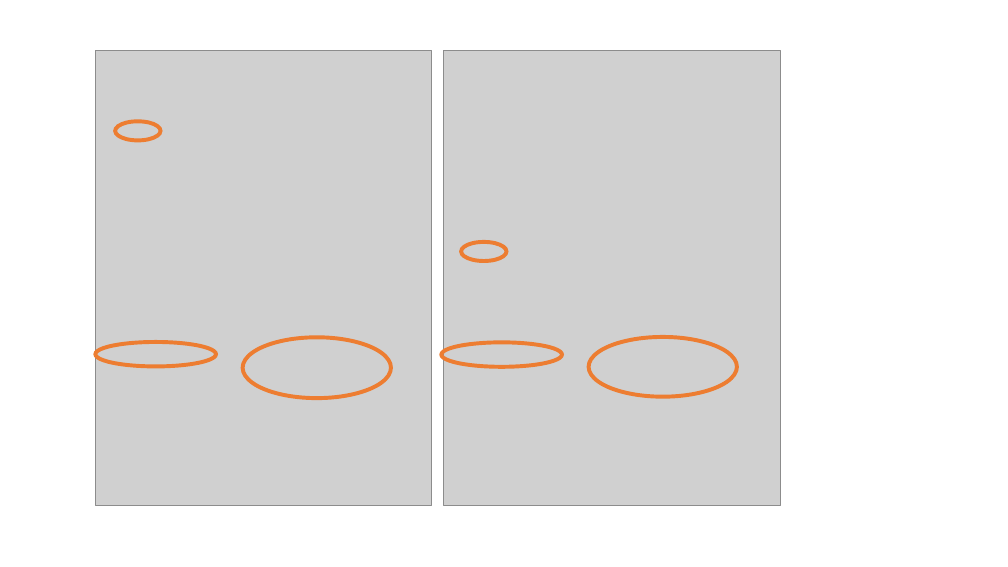
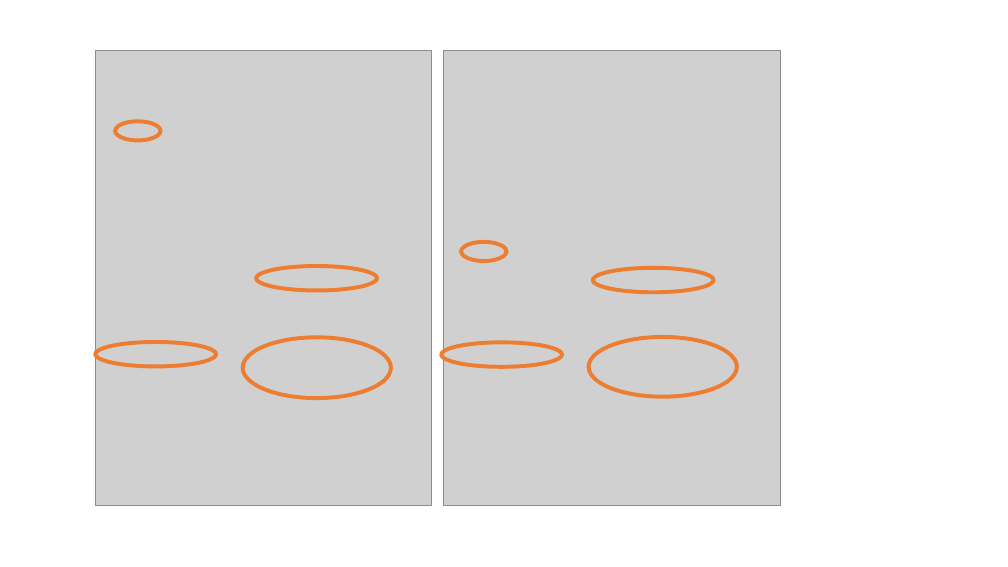
Before and after one commit to Grdbldr/MUT_Source, a slide deck: slide 13 of Docs/User's Guide/Imagery/ModelExecution.pptx. Drawn at 1008x567 pixels with LibreOffice and Linux fonts; fonts in the diff are those of the drawing; grey boxes stand for pictures. Boxes give left, top, right and bottom in pixels: in the first picture for what was removed or moved away, otherwise in the second. Text is boxed around its words. In the diff, an @@ line names an element or a change of style, - is before the commit and + after.

```diff
--- a/Docs/User's Guide/Imagery/ModelExecution.pptx
+++ b/Docs/User's Guide/Imagery/ModelExecution.pptx
@@ ellipse added at (256,266,377,290), outline #ED7D31 3.75 pt @@
@@ ellipse added at (593,268,714,292), outline #ED7D31 3.75 pt @@
```
Also in this commit, not shown: 4 other slides changed, 2 slides added, 14 other files.
